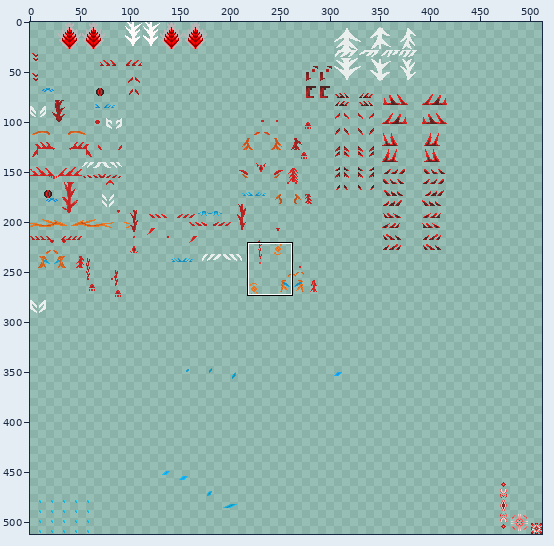
File history of a sprite sheet, src/test/resources/WolfDragonSulin_newborn_glow.png. Above: a wide view before the commit, with the close-up outlined.
Close-up. Before the edit:
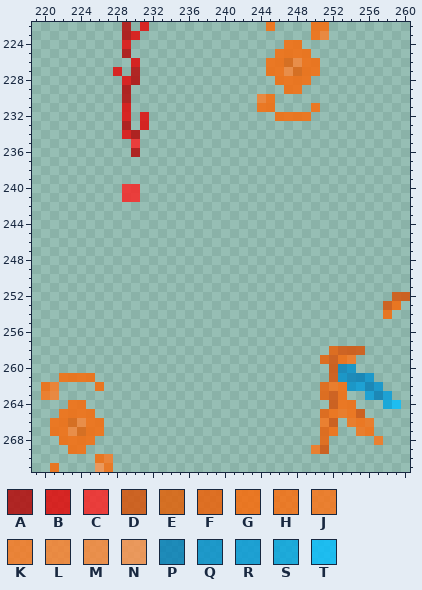
The file is 512x512 pixels. Pixels under 10% opacity are left out. Colours within 5 levels of each other are drawn and written as one. Shown: x 219..260, y 222..271. The commit also changed other parts of the picture, which this record leaves out.
Palette (. is transparent): A #b70000cc  B #e70000cc  C #ff1e1ecc  D #db4e00cc  E #e55d00cc  F #f05d00cc  G #ff6700cc  H #ff6b07cc  J #ff7110cc  K #ff761acc  L #ff7f28cc  M #ff8533cc  N #ff9047cc  P #007ebacc  Q #0090cfcc  R #009adbcc  S #00a6e4cc  T #00bdffcc
Pixels before, first column x 220:
222 .........A.B.............G....GG.........
223 .........AB...................GL.........
224 .........B.................GG............
225 .........A................GGGG...........
226 ..........B..............GGEMGG..........
227 ........B.A..............GGMEGG..........
228 .........BA...............GGGG...........
229 .........A.................GG............
230 .........A..............LG...............
231 .........B..............GG....G..........
232 .........B.B..............GGGG...........
233 .........A.B.............................
234 .........BA..............................
235 ..........C..............................
236 ..........A..............................
237 .........................................
238 .........................................
239 .........................................
240 .........CC..............................
241 .........CC..............................
242 .........................................
243 .........................................
244 .........................................
245 .........................................
246 .........................................
247 .........................................
248 .........................................
249 .........................................
250 .........................................
251 .........................................
252 .......................................DD
253 ......................................DG.
254 ......................................G..
255 .........................................
256 .........................................
257 .........................................
258 ................................FDDD.....
259 ...............................FDGJ......
260 ................................DPQ......
261 ..GGGG..........................DQPPQ....
262 GK....G........................FJGQRPQ...
263 JL.............................FDG..RPR..
264 ...GG...........................DGG...ST.
265 ..GGGG.........................FGJGD.....
266 .GGEMGG........................JD.JGJ....
267 .GGMEGG........................FG..JG....
268 ..GGGG.........................F.....J...
269 ...GG.........................JD.........
270 ......GK.................................
271 .G....NH.................................
Once edited:
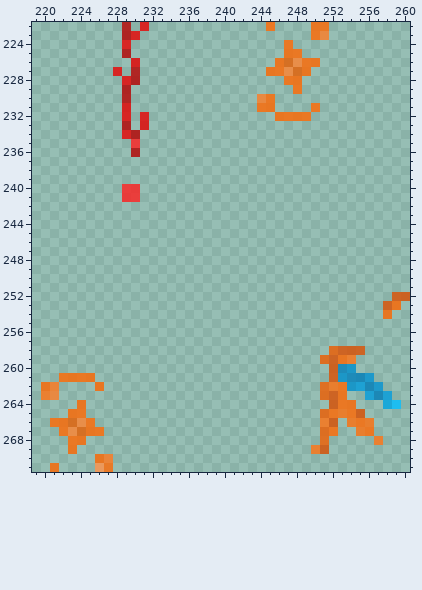
Changes in this commit:
Colour G is gone in row 224 at x 248; in row 225 at x 246 and 249; in row 226 at x 245; in row 227 at x 250; in row 228 at x 246 and 249; in row 229 at x 247.
Colour G is gone in row 264 at x 223; in row 265 at x 222 and 225; in row 266 at x 226; in row 267 at x 221; in row 268 at x 222 and 225; in row 269 at x 224.
